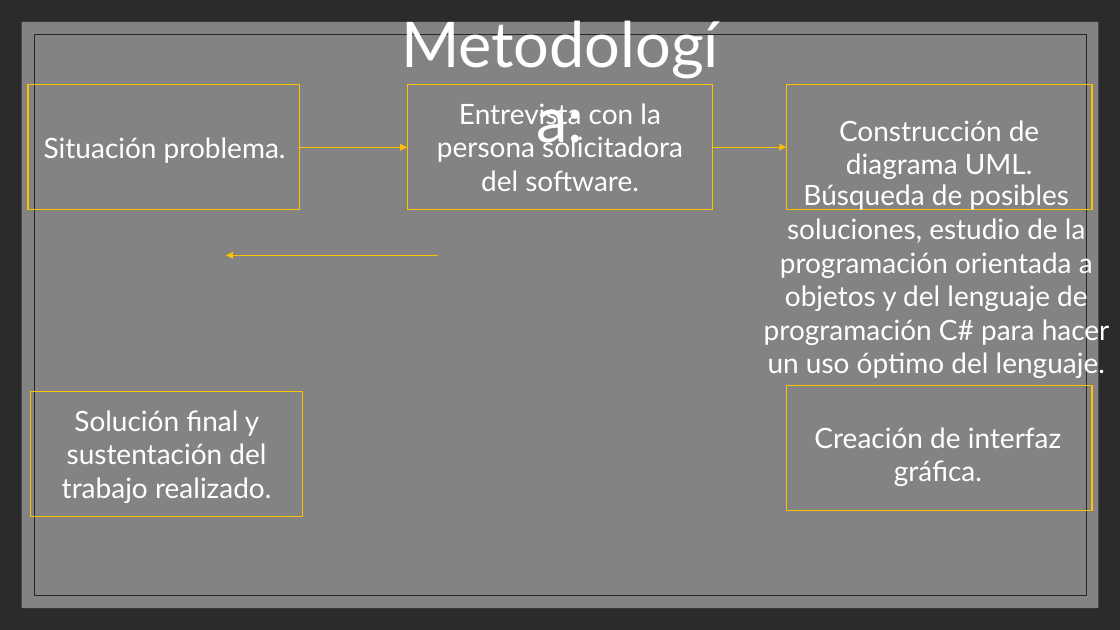
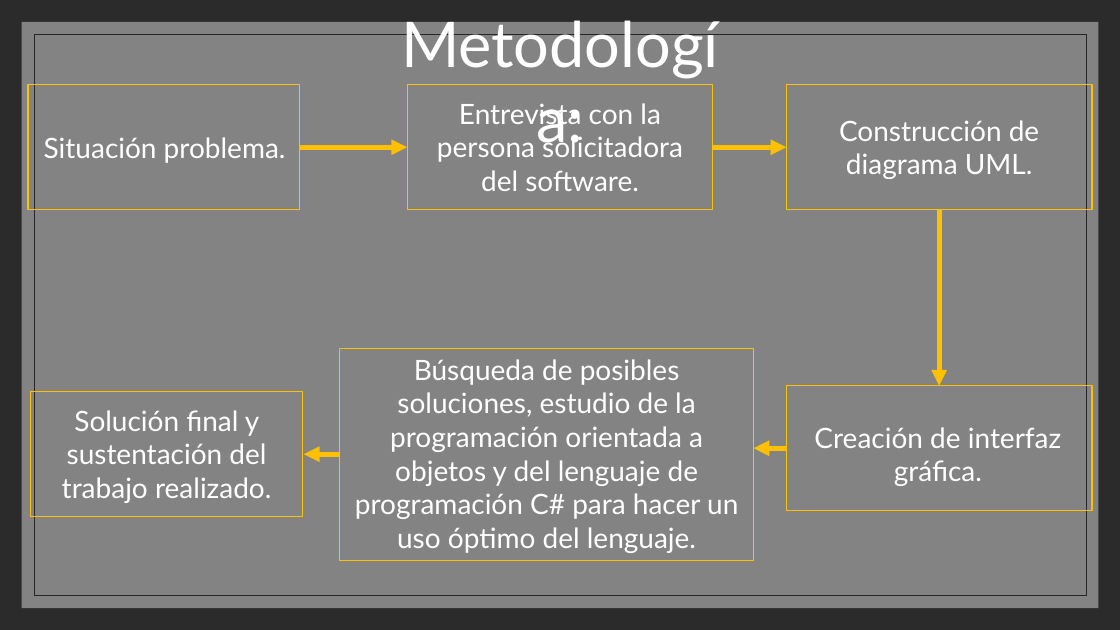
Before and after one commit to SIRVALICIO/TrabajoDeProgramacion, a slide deck: slide 8 of ptimera wpf/Proyecto de semestre.pptx. Drawn at 1120x630 pixels with LibreOffice and Linux fonts; fonts in the diff are those of the drawing; background and template pictures are left out; a plain dark background stands for a picture behind light text. Boxes give left, top, right and bottom in pixels: in the first picture for what was removed or moved away, otherwise in the second. Text is boxed around its words. In the diff, an @@ line names an element or a change of style, - is before the commit and + after.

```diff
--- a/ptimera wpf/Proyecto de semestre.pptx
+++ b/ptimera wpf/Proyecto de semestre.pptx
@@ arrow (300, 147) - (408, 147): stroke #FFC000 0.5 pt to #FFC000 4.5 pt @@
@@ arrow (713, 147) - (786, 147): stroke #FFC000 0.5 pt to #FFC000 4.5 pt @@
@@ arrow added from (939, 210) to (939, 386), #FFC000 4.5 pt @@
@@ arrow removed from (438, 255) to (226, 255) @@
@@ text "Búsqueda de posibles soluciones, estudio ..." rewrapped from bbox=[764, 184, 1110, 379] to bbox=[355, 359, 738, 553] @@
@@ rectangle added at bbox=[339, 348, 754, 560], outline #FFC000 1 pt @@
@@ arrow added from (786, 449) to (754, 449), #FFC000 4.5 pt @@
@@ arrow added from (339, 455) to (304, 455), #FFC000 4.5 pt @@
```
Also in this commit, not shown: 1 other slide changed, 8 other files.
